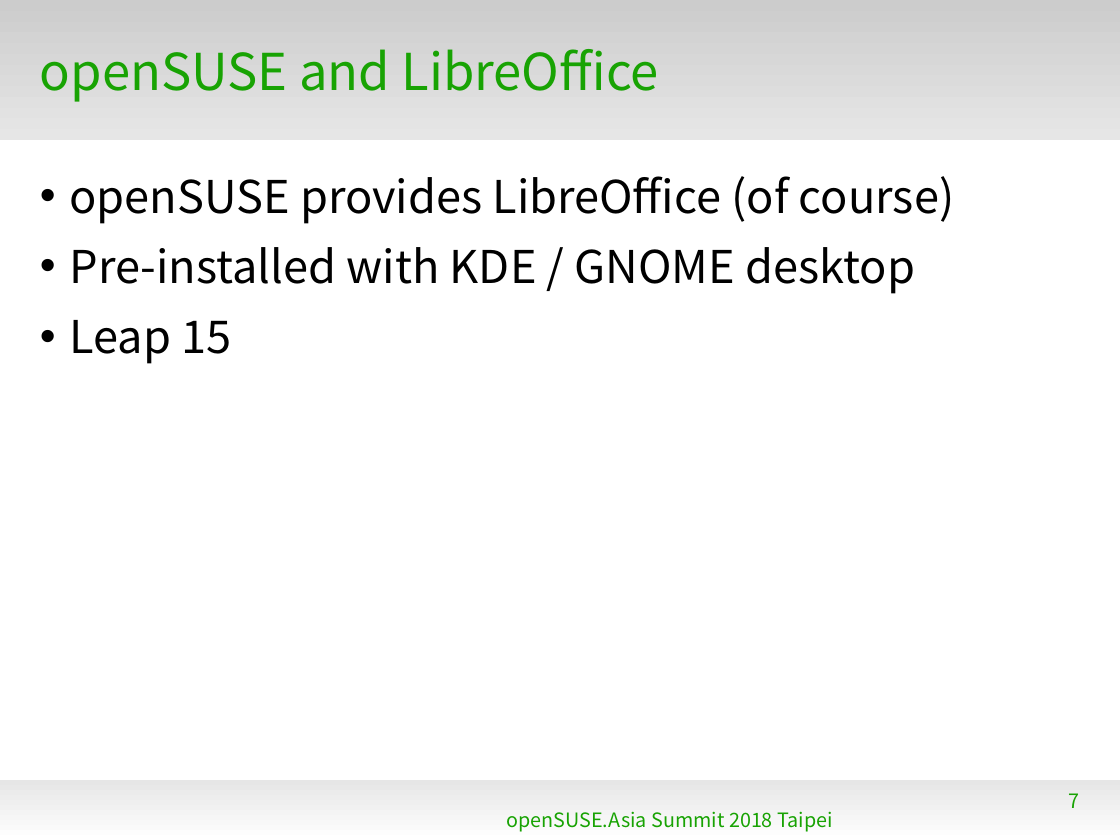
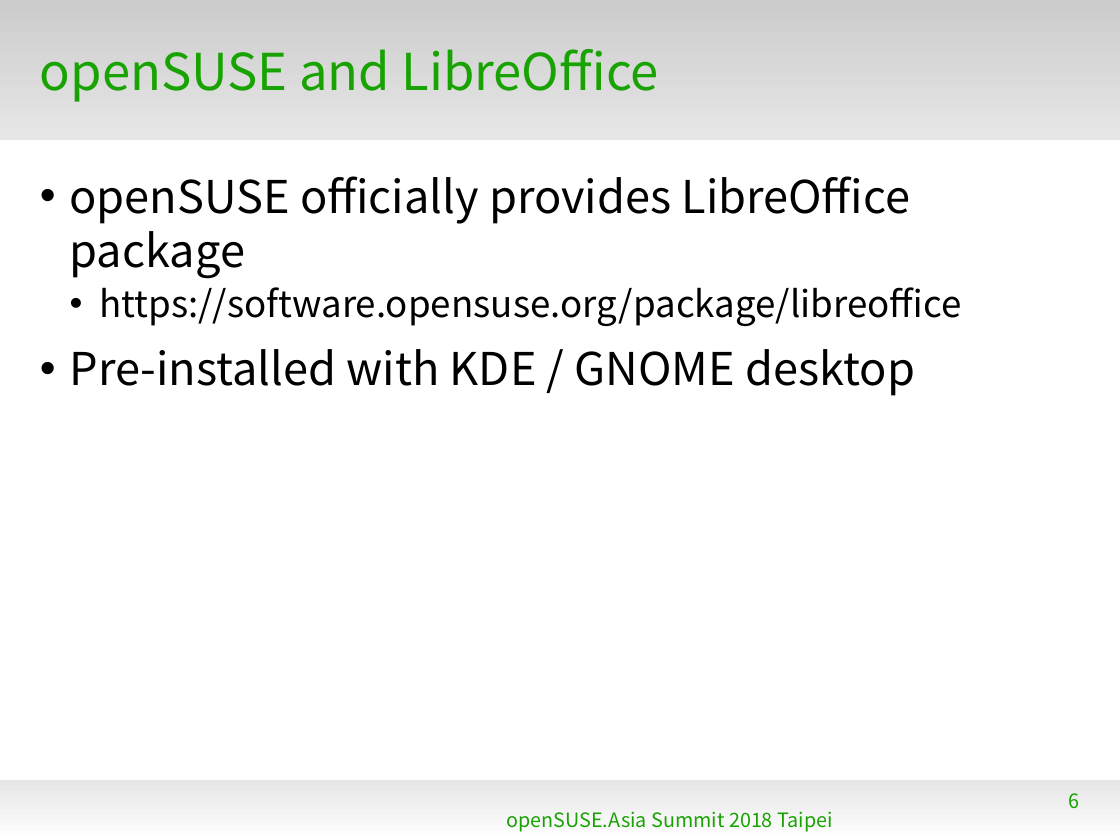
Before and after one commit to naruoga/KantoLibreOffice, a slide deck: slide 6 of 2018-08-openSUSEasia/LatestLibreOffice-openSUSEAsia2018.odp (slide 7 before the commit). Drawn at 1120x840 pixels with LibreOffice and Linux fonts; fonts in the diff are those of the drawing; background and template pictures are left out. Boxes give left, top, right and bottom in pixels: in the first picture for what was removed or moved away, otherwise in the second. Text is boxed around its words. In the diff, an @@ line names an element or a change of style, - is before the commit and + after.

```diff
--- a/2018-08-openSUSEasia/LatestLibreOffice-openSUSEAsia2018.odp
+++ b/2018-08-openSUSEasia/LatestLibreOffice-openSUSEAsia2018.odp
@@ text at [70, 176, 962, 326]: text changed; size 32 to 26 pt @@
-• openSUSE provides LibreOffice (of course)
+• openSUSE officially provides LibreOffice package
+  • https://software.opensuse.org/package/libreoffice
@@ text at [70, 320, 231, 364]: paragraph removed @@
-• Leap 15
@@ page number at [1069, 793, 1080, 808]: text changed @@
-7
+6
```
Also in this commit, not shown: 5 other slides changed, 31 slides added, 3 slides removed.
